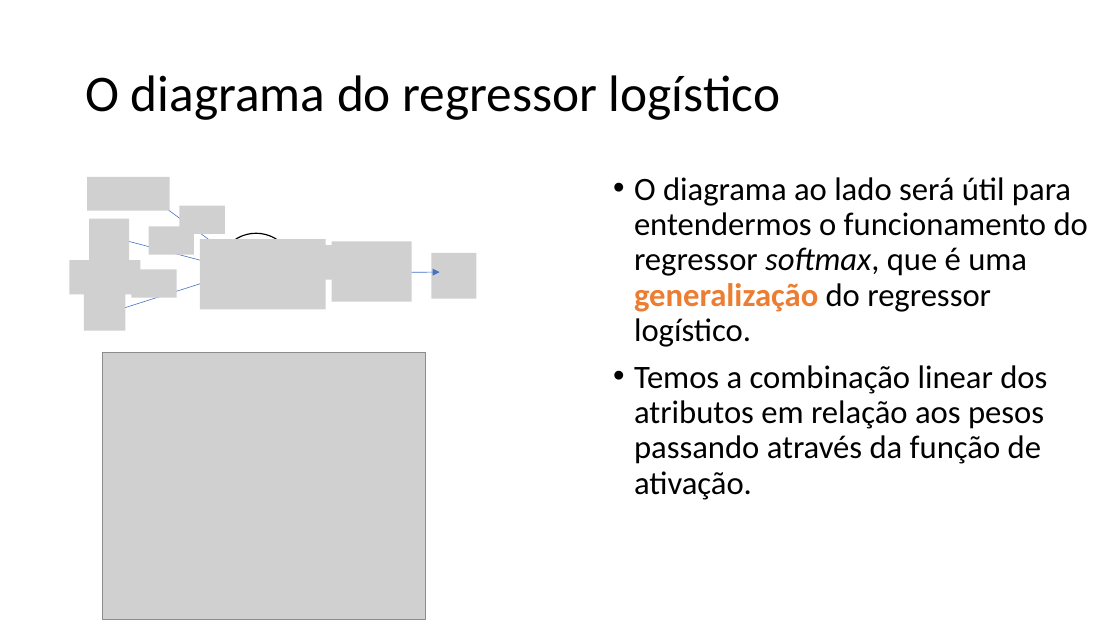
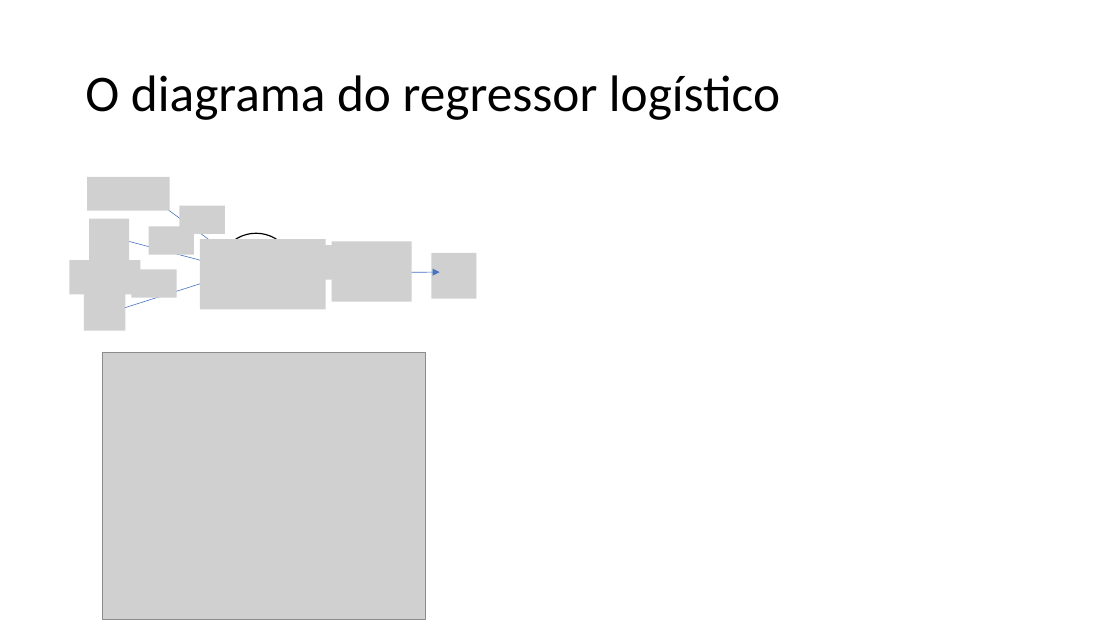
Before and after one commit to zz4fap/c24_inteligencia_artificial, a slide deck: slide 30 of slides/C24_Classificação.pptx (slide 28 before the commit). Drawn at 1120x630 pixels with LibreOffice and Linux fonts; fonts in the diff are those of the drawing; grey boxes stand for pictures. Boxes give left, top, right and bottom in pixels: in the first picture for what was removed or moved away, otherwise in the second. Text is boxed around its words. In the diff, an @@ line names an element or a change of style, - is before the commit and + after.

```diff
--- a/slides/C24_Classificação.pptx
+++ b/slides/C24_Classificação.pptx
@@ text removed at box(634, 177, 1088, 500) @@
-• O diagrama ao lado será útil para entendermos o funcionamento do regressor softmax, que é uma generalização do regressor logístico.
-• Temos a combinação linear dos atributos em relação aos pesos passando através da função de ativação.
```
Also in this commit, not shown: 7 other slides changed, 3 slides added, 1 slide removed.
